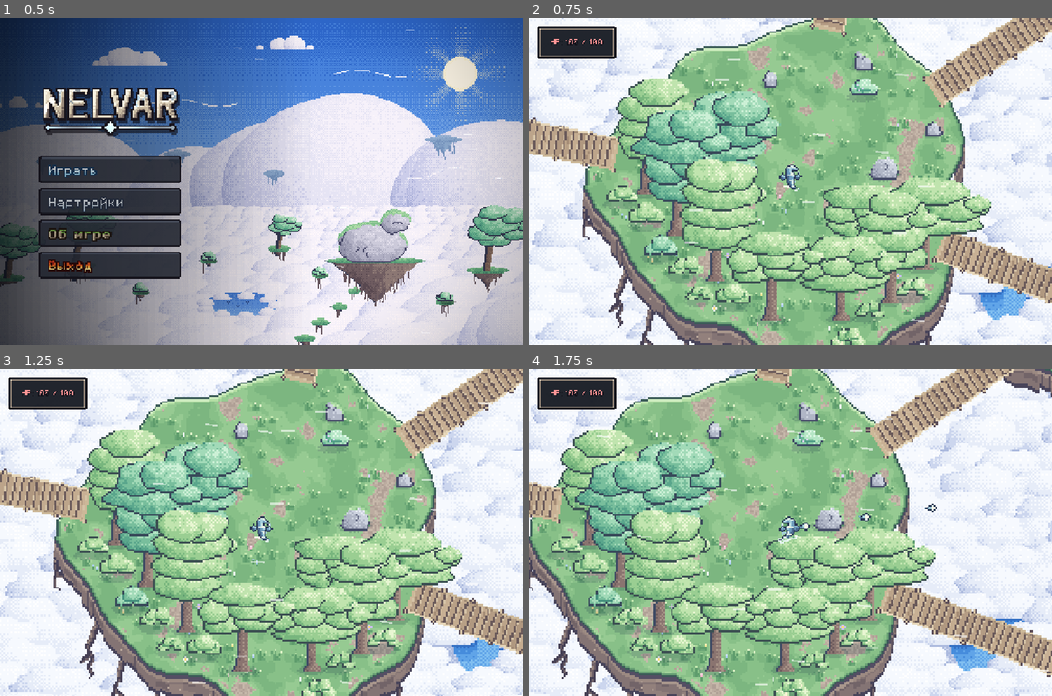
Above: before the commit, frames 1-4 (two rows, left to right).
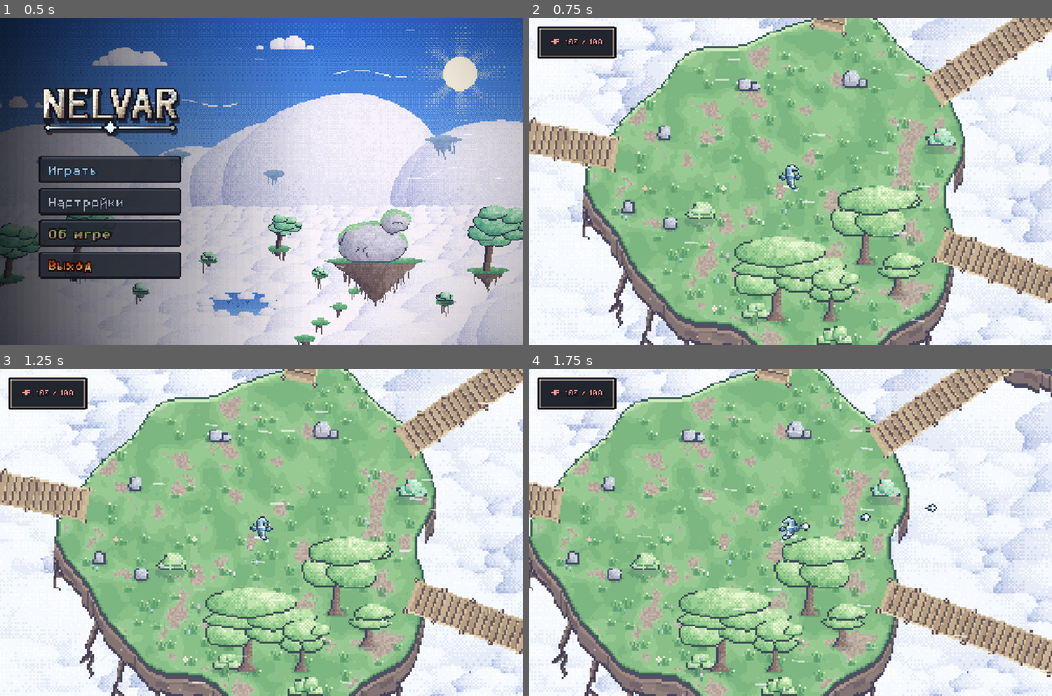
Above: after the commit, the same moments.

Repository: JLichiNus/Nelvar
Game: Godot game, scene res://scenes/main_menu.tscn
Two runs of this game, one before a commit and one after it. Both use one fixed random seed, a clock stepped at 60 frames per second and the inputs below.
Inputs (mouse positions are in pixels of both pictures, inside the frame that each line leads up to):
- Up to frame 1 (0.5 s): no input
- Up to frame 2 (0.75 s): click "Играть" at 0.5 s
- Up to frame 3 (1.25 s): no input
- Up to frame 4 (1.75 s): tap Enter (ui_accept) at 1.25, 1.52 s; move the mouse to (905, 516) at 1.27 s; press the mouse at (905, 516) at 1.28 s; hold D (move_right) from 1.28 s (still down)

Frame 1 is identical in both runs. In frame 2, 28% of the frame differs, in the area x 0-100%, y 0-100%; in frame 3, 28%; in frame 4, 28%.

Commit message:
customs to air map

Diff:
--- a/scripts/world/cloud_sea.gdshader
+++ b/scripts/world/cloud_sea.gdshader
@@ -16,12 +16,16 @@
 uniform float hole_amount = 0.14;    // 0 = solid cover; higher tears more and wider gaps
 uniform vec2 seed_offset;            // integer pixel offset: a different sea per world
 
-// Puff grid in cloud pixels; rows are staggered by half a cell and centres jitter by
-// JITTER of a cell. A puff reaches at most (1.5 - JITTER) cells from its own cell
-// centre (wobble and breathing included), so a 3x3 neighbourhood finds every puff
-// that can cover a pixel.
+// Two layers of puffs, each on its own grid in cloud pixels: a field of small and
+// middling puffs and, over it, sparse big billows. Rows are staggered by half a cell
+// and centres jitter by JITTER of a cell. Whole areas of the sea hold more big
+// billows or more small fluff. A puff reaches at most (1.5 - JITTER) cells of its own
+// grid from its cell centre (wobble and breathing included), so a 3x3 neighbourhood
+// of each grid finds every puff that can cover a pixel.
 const vec2 CELL = vec2(26.0, 13.0);
+const vec2 BIG_CELL = vec2(68.0, 34.0);
 const float JITTER = 0.15;
+const float REGION_SCALE = 140.0;    // size of the areas of big or small puffs, cloud pixels
 const float FLAT = 0.6;              // puffs are cut flat below this unit height
 const float HOLE_SCALE = 64.0;       // size of the sparse regions, cloud pixels
 const vec3 SUN = vec3(0.4194, -0.5792, 0.6990);
@@ -99,42 +103,67 @@
 	return value_noise(p / HOLE_SCALE);
 }
 
-// The top-most puff covering pixel centre p: xy = position on that puff in unit
-// coordinates, z = 1 when covered. Lower rows are drawn on top.
+// Share of big billows around p: 0 = only small fluff.
+float region(vec2 p) {
+	return smoothstep(0.2, 0.8, value_noise(p / REGION_SCALE + 17.0));
+}
+
+// Tests one puff of the given grid against pixel centre p. A puff sits on its flat
+// base, and the puff whose base lies lower is in front: it keeps the best one in
+// `best` (xy = position on the puff in unit coordinates, z = 1 when covered).
+void try_puff(vec2 p, vec2 cell, vec2 grid, float shift, bool big, inout vec3 best,
+		inout float best_base) {
+	vec3 h = hash32(cell + (big ? vec2(913.0, 377.0) : vec2(0.0)));
+	vec2 center = (cell + vec2(0.5 + shift, 0.5) + (h.xy - 0.5) * 2.0 * JITTER) * grid;
+	float thick = density(center);
+	float share = region(center);
+	float size;
+	if (big) {
+		// Big billows stand away from the gaps and only in part of the cells.
+		if (thick < hole_amount + 0.06 || hash12(cell + 71.0) > mix(0.12, 0.8, share)) {
+			return;
+		}
+		size = mix(0.55, 1.0, h.z);
+	} else {
+		if (thick < hole_amount) {
+			return;
+		}
+		size = mix(0.55, 1.0, h.z) * mix(0.82, 1.0, share);
+	}
+	// Puffs shrink towards a gap, so its rim stays fluffy.
+	size *= mix(0.8, 1.0, smoothstep(hole_amount, hole_amount + 0.16, thick));
+	size *= 1.0 + 0.035 * sin(breath_time * 0.4 + h.x * 6.2832);
+	vec2 axes = vec2(1.0, 0.55) * size * grid.x;
+	float base = center.y + FLAT * axes.y;
+	if (base <= best_base) {
+		return;
+	}
+	vec2 l = (p - center) / axes;
+	if (l.y > FLAT) {
+		return;
+	}
+	float angle = atan(l.y, l.x);
+	float edge = 1.0 + 0.07 * sin(angle * 5.0 + h.y * 6.2832) + 0.04 * sin(angle * 11.0 + h.z * 6.2832);
+	if (length(l) < edge) {
+		best = vec3(l / edge, 1.0);
+		best_base = base;
+	}
+}
+
+// The front-most puff of both layers covering pixel centre p.
 vec3 puff_at(vec2 p) {
-	float row = floor(p.y / CELL.y);
 	vec3 best = vec3(0.0);
-	float best_y = -1.0e20;
-	for (int j = -1; j <= 1; j++) {
-		float r = row + float(j);
-		float shift = 0.5 * mod(r, 2.0);
-		float column = floor(p.x / CELL.x - shift);
-		for (int i = -1; i <= 1; i++) {
-			vec2 cell = vec2(column + float(i), r);
-			vec3 h = hash32(cell);
-			vec2 center = (cell + vec2(0.5 + shift, 0.5) + (h.xy - 0.5) * 2.0 * JITTER) * CELL;
-			if (center.y <= best_y) {
-				continue;
-			}
-			float thick = density(center);
-			if (thick < hole_amount) {
-				continue;
-			}
-			// Puffs shrink towards a gap, so its rim stays fluffy; whole areas of the
-			// sea grow slightly bigger or smaller puffs.
-			float size = mix(0.74, 0.95, h.z) * mix(0.8, 1.0, smoothstep(hole_amount, hole_amount + 0.16, thick));
-			size *= mix(0.86, 1.0, value_noise(center / 48.0 + 17.0));
-			size *= 1.0 + 0.035 * sin(breath_time * 0.4 + h.x * 6.2832);
-			vec2 axes = vec2(1.0, 0.55) * size * CELL.x;
-			vec2 l = (p - center) / axes;
-			if (l.y > FLAT) {
-				continue;
-			}
-			float angle = atan(l.y, l.x);
-			float edge = 1.0 + 0.07 * sin(angle * 5.0 + h.y * 6.2832) + 0.04 * sin(angle * 11.0 + h.z * 6.2832);
-			if (length(l) < edge) {
-				best = vec3(l / edge, 1.0);
-				best_y = center.y;
+	float best_base = -1.0e20;
+	for (int layer = 0; layer < 2; layer++) {
+		bool big = layer == 1;
+		vec2 grid = big ? BIG_CELL : CELL;
+		float row = floor(p.y / grid.y);
+		for (int j = -1; j <= 1; j++) {
+			float r = row + float(j);
+			float shift = 0.5 * mod(r, 2.0);
+			float column = floor(p.x / grid.x - shift);
+			for (int i = -1; i <= 1; i++) {
+				try_puff(p, vec2(column + float(i), r), grid, shift, big, best, best_base);
 			}
 		}
 	}
--- a/scripts/world/forest_config.gd
+++ b/scripts/world/forest_config.gd
@@ -2,10 +2,13 @@
 extends Resource
 
 @export_group("Groups")
-@export var large_island_groups: Vector2i = Vector2i(2, 3)
+## The air map is windswept and sparse: few groves, many small islands bare.
+@export var large_island_groups: Vector2i = Vector2i(1, 2)
 @export var small_island_groups: Vector2i = Vector2i(1, 1)
-@export var large_group_trees: Vector2i = Vector2i(6, 10)
-@export var small_group_trees: Vector2i = Vector2i(3, 6)
+## Chance that a small island has a grove at all.
+@export_range(0.0, 1.0, 0.01) var small_island_grove_chance: float = 0.55
+@export var large_group_trees: Vector2i = Vector2i(3, 6)
+@export var small_group_trees: Vector2i = Vector2i(2, 4)
 @export var group_radius: Vector2 = Vector2(155.0, 235.0)
 
 @export_group("Clearances")
@@ -20,3 +23,8 @@
 @export var trunk_radius: Vector2 = Vector2(17.0, 23.0)
 @export var canopy_radius: Vector2 = Vector2(64.0, 94.0)
 @export var trunk_height: Vector2 = Vector2(52.0, 78.0)
+## Trees are young, grown or old: each class scales the ranges above.
+@export_range(0.0, 1.0, 0.01) var young_tree_chance: float = 0.3
+@export var young_tree_scale: Vector2 = Vector2(0.5, 0.72)
+@export_range(0.0, 1.0, 0.01) var old_tree_chance: float = 0.18
+@export var old_tree_scale: Vector2 = Vector2(1.3, 1.6)
--- a/scripts/world/forest_generator.gd
+++ b/scripts/world/forest_generator.gd
@@ -10,6 +10,8 @@
 		rng.seed = ("%d:forest:%d" % [world.world_seed, island.id]).hash()
 		var group_range := config.large_island_groups if island.large else config.small_island_groups
 		var group_count := rng.randi_range(group_range.x, group_range.y)
+		if not island.large and rng.randf() >= config.small_island_grove_chance:
+			group_count = 0
 		for group in group_count:
 			var best_cluster: NelvarForestData.Cluster
 			var best_trees: Array[NelvarForestData.TreeSpec] = []
@@ -83,9 +85,12 @@
 		var tree := NelvarForestData.TreeSpec.new()
 		tree.position = cluster.center + offset.rotated(cluster.rotation)
 		tree.island_id = island.id
-		tree.trunk_radius = rng.randf_range(config.trunk_radius.x, config.trunk_radius.y)
-		tree.canopy_radius = rng.randf_range(config.canopy_radius.x, config.canopy_radius.y)
-		tree.trunk_height = rng.randf_range(config.trunk_height.x, config.trunk_height.y)
+		var scale := _size_scale(config, rng)
+		# Trunks thicken slower than crowns grow, so young trees stay slender.
+		tree.trunk_radius = rng.randf_range(config.trunk_radius.x, config.trunk_radius.y) * sqrt(scale)
+		tree.canopy_radius = rng.randf_range(config.canopy_radius.x, config.canopy_radius.y) * scale
+		tree.trunk_height = rng.randf_range(config.trunk_height.x, config.trunk_height.y) \
+			* scale * rng.randf_range(0.85, 1.15)
 		tree.lean = rng.randf_range(3.0, 15.0)  # ветер дует вправо
 		tree.palette = cluster.palette if rng.randf() < 0.8 else rng.randi_range(0, 2)
 		tree.form = cluster.form if rng.randf() < 0.8 else rng.randi_range(0, 2)
@@ -93,6 +98,16 @@
 		if _fits(tree, island, existing, result, world, config):
 			result.append(tree)
 	return result
+
+
+## Young, grown or old: groves mix trees of clearly different sizes.
+func _size_scale(config: NelvarForestConfig, rng: RandomNumberGenerator) -> float:
+	var roll := rng.randf()
+	if roll < config.young_tree_chance:
+		return rng.randf_range(config.young_tree_scale.x, config.young_tree_scale.y)
+	if roll < config.young_tree_chance + config.old_tree_chance:
+		return rng.randf_range(config.old_tree_scale.x, config.old_tree_scale.y)
+	return rng.randf_range(0.85, 1.12)
 
 
 func _fits(tree: NelvarForestData.TreeSpec, island: NelvarWorldData.Island,
@@ -122,7 +137,11 @@
 
 func _separated(a: NelvarForestData.TreeSpec, b: NelvarForestData.TreeSpec,
 		config: NelvarForestConfig) -> bool:
-	var spacing := maxf(config.tree_spacing, a.trunk_radius + b.trunk_radius + config.passage_width)
+	# Big crowns need more room, young trees may stand closer.
+	var typical := (config.canopy_radius.x + config.canopy_radius.y) * 0.5
+	var crowns := (a.canopy_radius + b.canopy_radius) * 0.5 / typical
+	var room := config.tree_spacing * clampf(crowns, 0.7, 1.5)
+	var spacing := maxf(room, a.trunk_radius + b.trunk_radius + config.passage_width)
 	return a.position.distance_squared_to(b.position) >= spacing * spacing
 
 
--- a/scripts/world/prop_config.gd
+++ b/scripts/world/prop_config.gd
@@ -18,8 +18,8 @@
 @export_range(0.0, 1.0, 0.01) var moss_chance: float = 0.45
 
 @export_group("Bushes")
-@export var large_island_bushes: Vector2i = Vector2i(6, 10)
-@export var small_island_bushes: Vector2i = Vector2i(2, 4)
+@export var large_island_bushes: Vector2i = Vector2i(3, 6)
+@export var small_island_bushes: Vector2i = Vector2i(1, 3)
 ## Half-width of a bush, world units.
 @export var bush_radius: Vector2 = Vector2(26.0, 38.0)
 ## Share of bushes growing at the foot of a tree rather than in the open.
--- a/scripts/world/terrain_style.gd
+++ b/scripts/world/terrain_style.gd
@@ -5,6 +5,6 @@
 @export_range(2, 8, 1) var pixel_size: int = 4
 @export_range(6, 24, 1) var cliff_depth: int = 12
 @export_range(12, 64, 1) var root_length: int = 36
-@export_range(0.0, 1.0, 0.01) var grass_density: float = 0.48
+@export_range(0.0, 1.0, 0.01) var grass_density: float = 0.34
 ## Share of grass tufts with a small flower beside them.
 @export_range(0.0, 1.0, 0.01) var flower_density: float = 0.22
--- a/scripts/world/tree_painter.gd
+++ b/scripts/world/tree_painter.gd
@@ -74,7 +74,8 @@
 func _build_crown(tree: NelvarForestData.TreeSpec, rng: RandomNumberGenerator) -> Array[LeafMass]:
 	var axes := tree.canopy_axes()
 	var center := tree.canopy_center()
-	var tiers := 4 if tree.form == 1 else 3
+	# Tier count follows the crown size: a sapling has two pads, an old tree five or six.
+	var tiers := clampi(roundi(axes.y / 22.0), 2, 6)
 	var tier_step := axes.y * 2.0 / (float(tiers) + 0.7)
 	var tier_height := tier_step * 0.95
 	var drift := axes.x * 0.16
